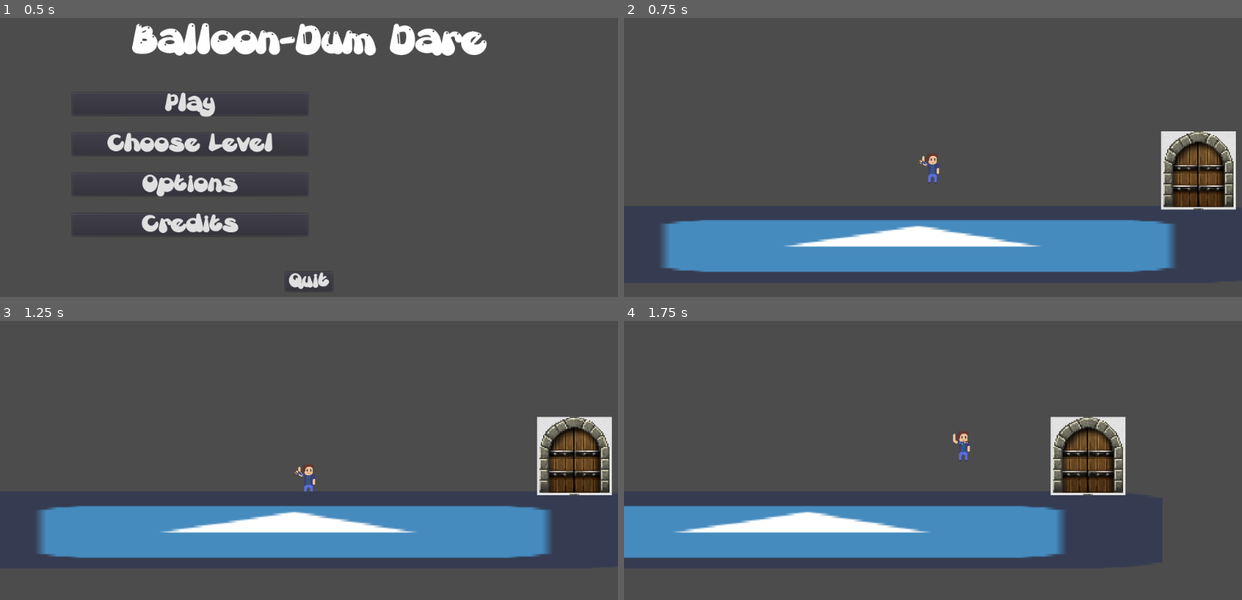
Above: before the commit, frames 1-4 (two rows, left to right).
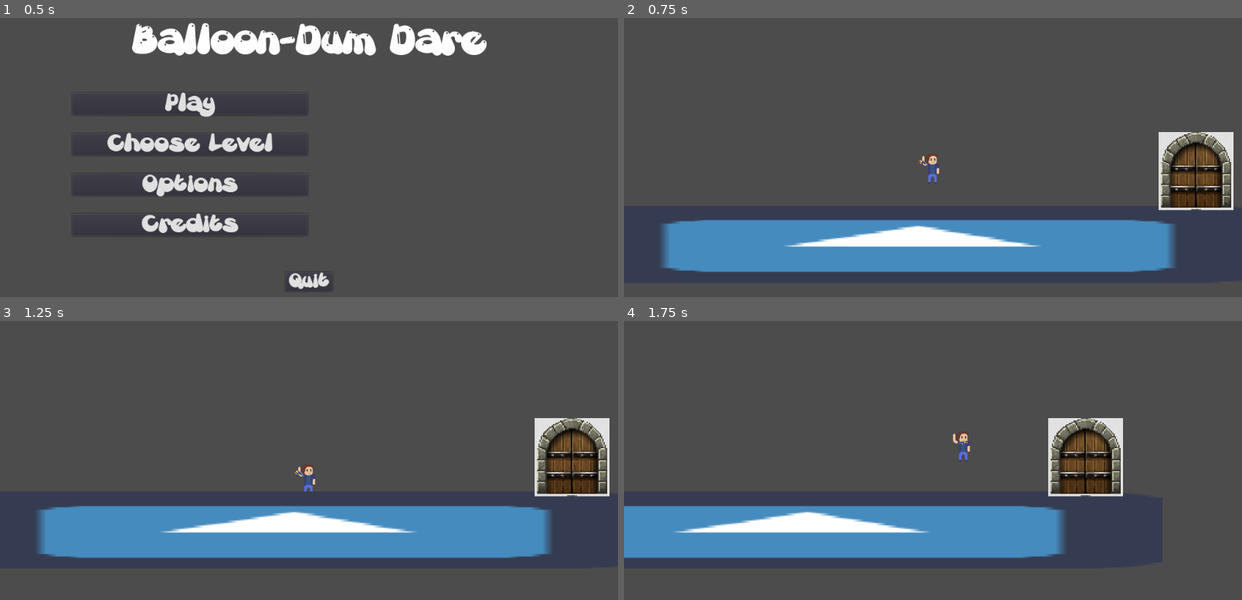
Above: after the commit, the same moments.

Repository: LeandreLPP/BalloonDumDare
Game: Godot game, scene res://Scenes/MainMenuScene.tscn
Same seed, same stepped clock (60 frames per second), same inputs: the game is played once before the commit and once after it. The engine's default icon, where the game draws it, is replaced by a stand-in: a white triangle on a blue panel in a dark square. Sound files missing from this copy of the repository are replaced by a short silence.
Inputs (mouse positions are in pixels of both pictures, inside the frame that each line leads up to):
- Up to frame 1 (0.5 s): no input
- Up to frame 2 (0.75 s): click "Play" at 0.5 s
- Up to frame 3 (1.25 s): no input
- Up to frame 4 (1.75 s): tap Enter at 1.25 s; move the mouse to (1068, 443) at 1.27 s; hold Right (move_right) from 1.28 s (still down); right-click (1068, 443) at 1.35 s; tap Space (jump) at 1.52 s

Frame 1 is identical in both runs. In frame 2, 1.7% of the frame differs, in the area x 86-99%, y 40-70%; in frame 3, 1.9%; in frame 4, 1.9%, in the area x 68-82%, y 34-63%.

Commit message:
Extracted porte prefab from level1Scene

Diff:
--- a/Scenes/Porte.gd
+++ b/Prefabs/Porte.gd
@@ -1,7 +1,6 @@
 extends Area2D
 
-export (NodePath) var PLAYER
-
 func _on_Porte_body_entered(body):
-	if self.get_path_to(body) == PLAYER:
+	var p = self.get_path_to(body)
+	if p.get_name(p.get_name_count() - 1) == "Player":
 		LevelManager.goto_next_level()
--- /dev/null
+++ b/Prefabs/Porte.tscn
@@ -0,0 +1,31 @@
+[gd_scene load_steps=4 format=2]
+
+[ext_resource path="res://Prefabs/Porte.gd" type="Script" id=1]
+[ext_resource path="res://Art/Sprites/Door.png" type="Texture" id=2]
+
+[sub_resource type="RectangleShape2D" id=1]
+
+custom_solver_bias = 0.0
+extents = Vector2( 31.0991, 33.0468 )
+
+[node name="Porte" type="Area2D"]
+
+input_pickable = true
+gravity_vec = Vector2( 0, 1 )
+gravity = 98.0
+linear_damp = 0.1
+angular_damp = 1.0
+audio_bus_override = false
+audio_bus_name = "Master"
+script = ExtResource( 1 )
+_sections_unfolded = [ "Collision", "Transform" ]
+
+[node name="Sprite" type="Sprite" parent="." index="0"]
+
+texture = ExtResource( 2 )
+
+[node name="CollisionShape2D" type="CollisionShape2D" parent="." index="1"]
+
+shape = SubResource( 1 )
+
+[connection signal="body_entered" from="." to="." method="_on_Porte_body_entered"]
--- a/Scenes/Levels/Level1Scene.tscn
+++ b/Scenes/Levels/Level1Scene.tscn
@@ -1,14 +1,8 @@
-[gd_scene load_steps=6 format=2]
+[gd_scene load_steps=4 format=2]
 
 [ext_resource path="res://Prefabs/Player.tscn" type="PackedScene" id=1]
 [ext_resource path="res://Prefabs/Plateforme.tscn" type="PackedScene" id=2]
-[ext_resource path="res://Scenes/Porte.gd" type="Script" id=3]
-[ext_resource path="res://Art/Sprites/Door.png" type="Texture" id=4]
-
-[sub_resource type="RectangleShape2D" id=1]
-
-custom_solver_bias = 0.0
-extents = Vector2( 31.0991, 33.0468 )
+[ext_resource path="res://Prefabs/Porte.tscn" type="PackedScene" id=3]
 
 [node name="Level1Scene" type="Node"]
 
@@ -20,26 +14,6 @@
 
 position = Vector2( 426.456, 397.333 )
 
-[node name="Porte" type="Area2D" parent="." index="2"]
+[node name="Porte" parent="." index="2" instance=ExtResource( 3 )]
 
-position = Vector2( 662.521, 336.813 )
-input_pickable = true
-gravity_vec = Vector2( 0, 1 )
-gravity = 98.0
-linear_damp = 0.1
-angular_damp = 1.0
-audio_bus_override = false
-audio_bus_name = "Master"
-script = ExtResource( 3 )
-_sections_unfolded = [ "Collision" ]
-PLAYER = NodePath("../Player")
-
-[node name="Sprite" type="Sprite" parent="Porte" index="0"]
-
-texture = ExtResource( 4 )
-
-[node name="CollisionShape2D" type="CollisionShape2D" parent="Porte" index="1"]
-
-shape = SubResource( 1 )
-
-[connection signal="body_entered" from="Porte" to="Porte" method="_on_Porte_body_entered"]
+position = Vector2( 660.249, 337.763 )
